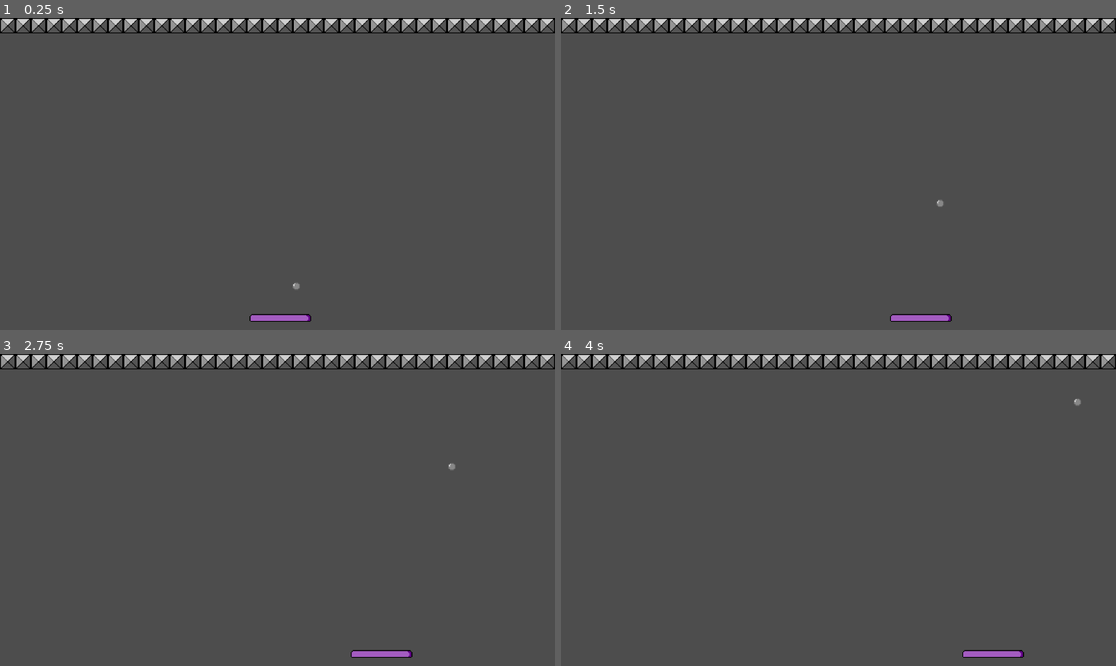
Above: before the commit, frames 1-4 (two rows, left to right).
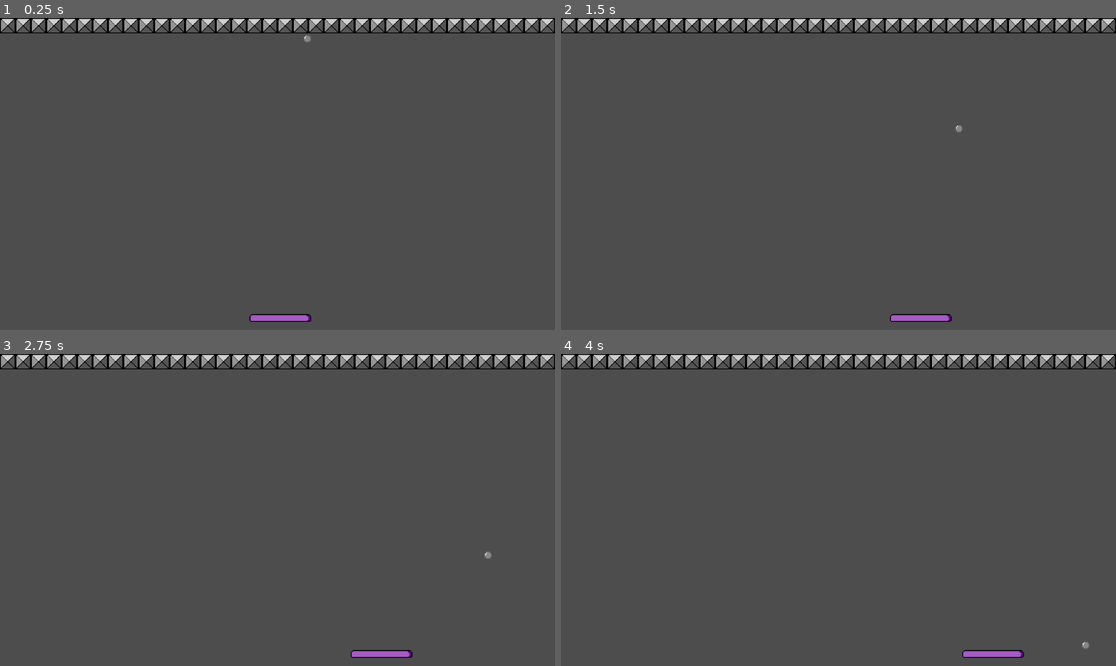
Above: after the commit, the same moments.

Repository: Morswin/Brick-Smasher
Game: Godot game, scene res://game_loop.tscn
Two runs of this game, one before a commit and one after it. Both use one fixed random seed, a clock stepped at 60 frames per second and the inputs below.
Inputs:
- Up to frame 1 (0.25 s): no input
- Up to frame 2 (1.5 s): hold Right (ui_right) 0.53-1.28 s; hold Left (ui_left) from 1.28 s (still down)
- Up to frame 3 (2.75 s): release Left (ui_left) at 2.03 s; hold Right (ui_right) from 2.03 s (still down)
- Up to frame 4 (4 s): release Right (ui_right) at 3.53 s; hold Left (ui_left) from 3.53 s (still down)

The runs differ from the first frame. In frame 1, less than 0.1% of the frame differs, in the area x 52-56%, y 5-87%; in frame 2, less than 0.1%; in frame 3, less than 0.1%; in frame 4, less than 0.1%, in the area x 92-96%, y 14-95%.

Commit message:
Ball bounces
Ball bounces out of edges and is actually moving

Diff:
--- a/ball/ball.gd
+++ b/ball/ball.gd
@@ -1,13 +1,20 @@
-extends RigidBody2D
+extends CharacterBody2D
 class_name Ball
 
 
 const SPEED = 150
 
+var direction = Vector2(1, -1)
+
 
 func _ready():
-	linear_velocity = Vector2(1, -1) * SPEED
+	up_direction = Vector2(0, -1)
 
 
-func _process(delta):
-	pass
+func _physics_process(_delta):
+	if is_on_ceiling():
+		direction.y = direction.y * -1
+	if is_on_wall():
+		direction.x = direction.x * -1
+	velocity = direction * SPEED
+	move_and_slide()
--- a/ball/ball.tscn
+++ b/ball/ball.tscn
@@ -6,8 +6,7 @@
 [sub_resource type="RectangleShape2D" id="RectangleShape2D_ov02a"]
 size = Vector2(16, 16)
 
-[node name="ball" type="RigidBody2D"]
-gravity_scale = 0.0
+[node name="ball" type="CharacterBody2D"]
 script = ExtResource("1_kmj2b")
 
 [node name="CollisionShape2D" type="CollisionShape2D" parent="."]
--- a/game_loop.tscn
+++ b/game_loop.tscn
@@ -15,7 +15,7 @@
 [node name="balls" type="Node2D" parent="."]
 
 [node name="ball" parent="balls" instance=ExtResource("2_8mk78")]
-position = Vector2(580, 592)
+position = Vector2(601, 73)
 
 [node name="edges" type="Node2D" parent="."]
 
